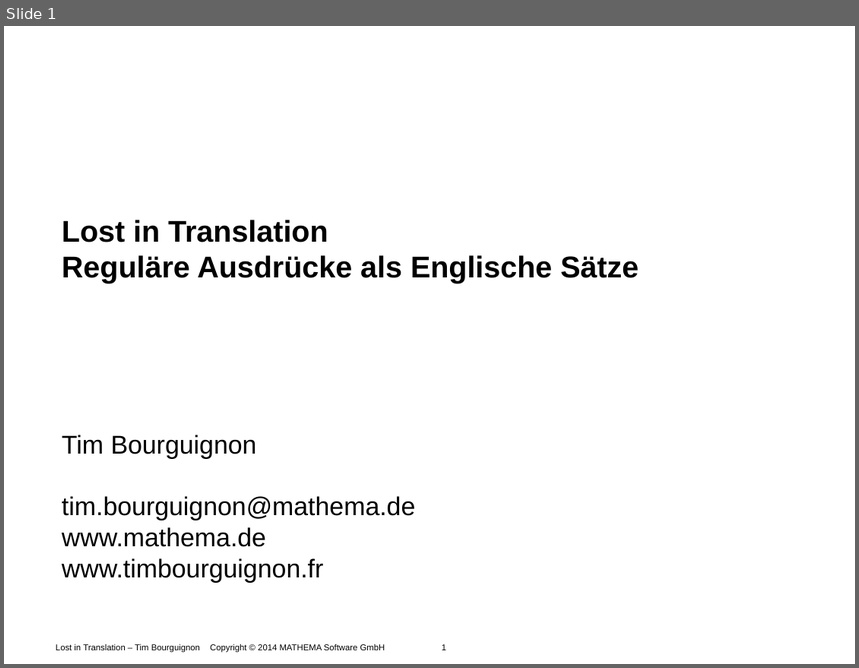
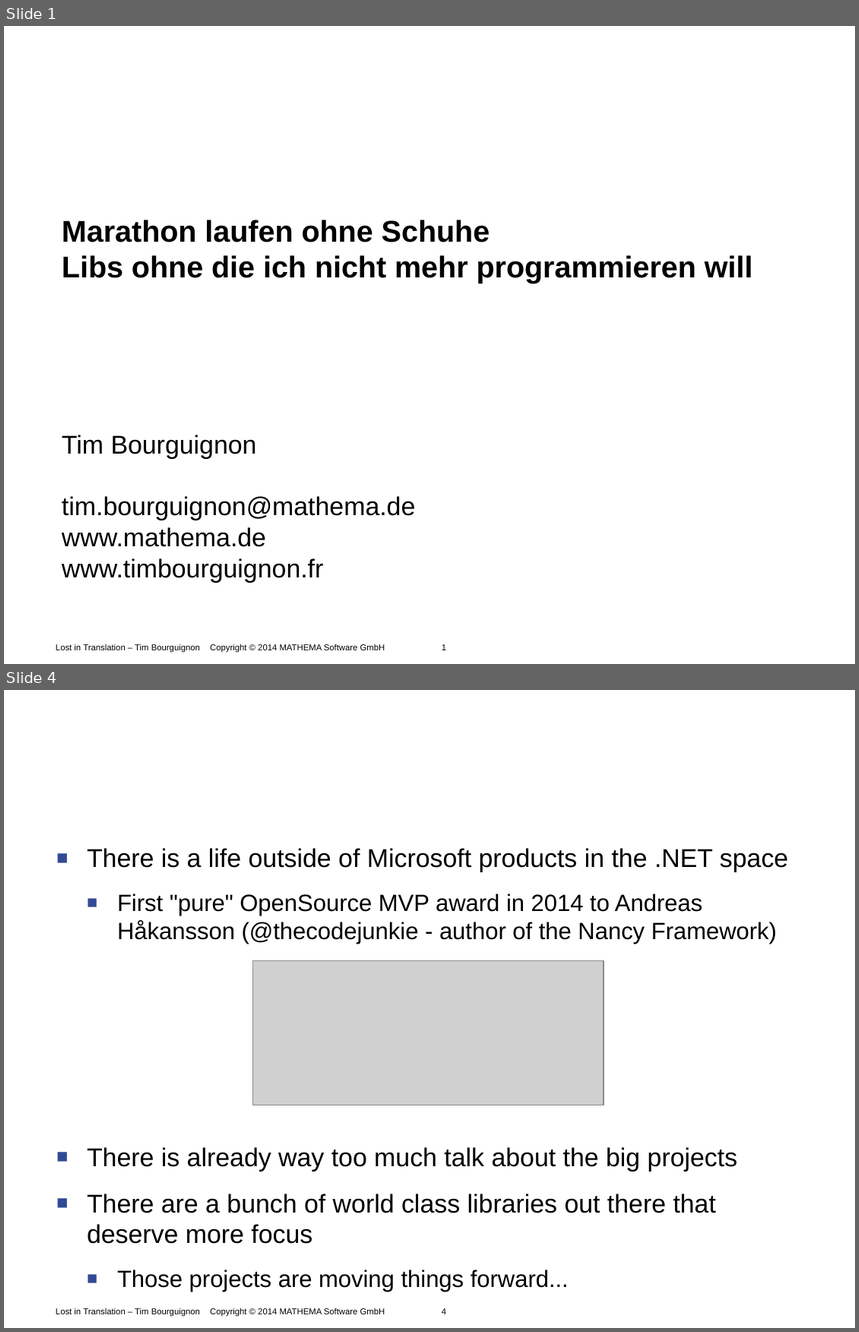
Before and after one commit to Timothep/MarathonWOShoes, a slide deck: MarathonWOShoes.odp. Shown one above the other, each under a label of ours: slide 1 before the commit, slides 1 and 4 after it; the slides between them are not shown. The pictures are 859x668 and 859x1332 pixels, drawn with LibreOffice and Linux fonts; fonts in the diff are those of the drawing; grey boxes stand for pictures; background and template pictures are left out. Boxes give left, top, right and bottom in pixels: in the first picture for what was removed or moved away, otherwise in the second. Text is boxed around its words. In the diff, an @@ line names an element or a change of style, - is before the commit and + after.

```diff
--- a/MarathonWOShoes.odp
+++ b/MarathonWOShoes.odp
@@ slide 4 added at (4, 690, 855, 1328), background #FFFFFF; not listed: 1 template element that a slide beside it also shows @@
@@ text added at (87, 848, 788, 1288), 24 pt, text #000000 @@
+■ There is a life outside of Microsoft products in the .NET space
+  ■ First "pure" OpenSource MVP award in 2014 to Andreas Håkansson (@thecodejunkie - author of the Nancy Framework)
+■ There is already way too much talk about the big projects
+■ There are a bunch of world class libraries out there that deserve more focus
+  ■ Those projects are moving things forward...
@@ picture added at (253, 961, 604, 1106) @@
@@ title added at (444, 1148, 484, 1167), 24 pt, text #FFFFFF, bold @@
+Why this talk?
@@ slide 1 changed as well @@
@@ subtitle at (62, 220, 753, 284): text changed @@
-Lost in Translation
-Reguläre Ausdrücke als Englische Sätze
+Marathon laufen ohne Schuhe
+Libs ohne die ich nicht mehr programmieren will
```
Also in this commit, not shown: 14 other slides added.
